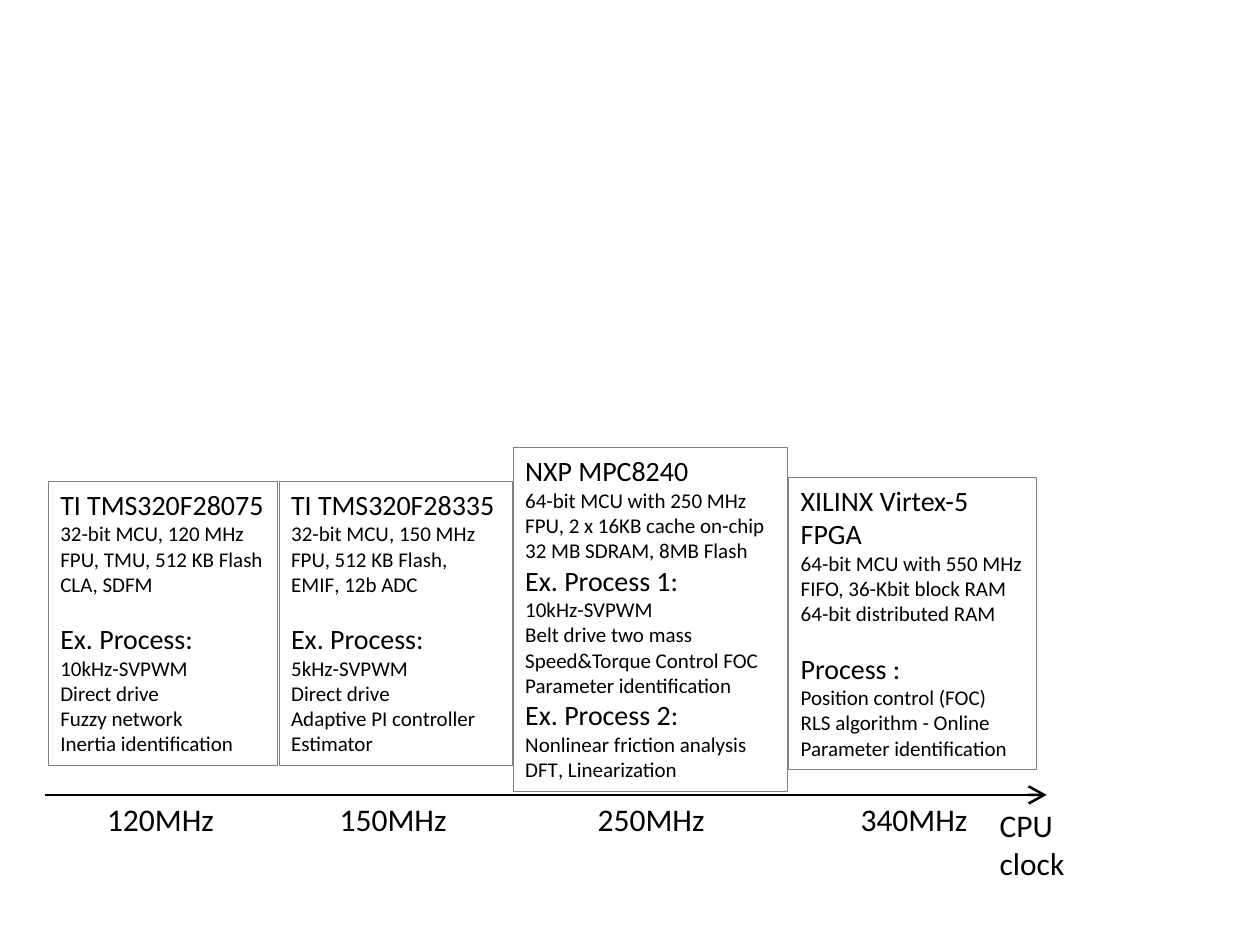
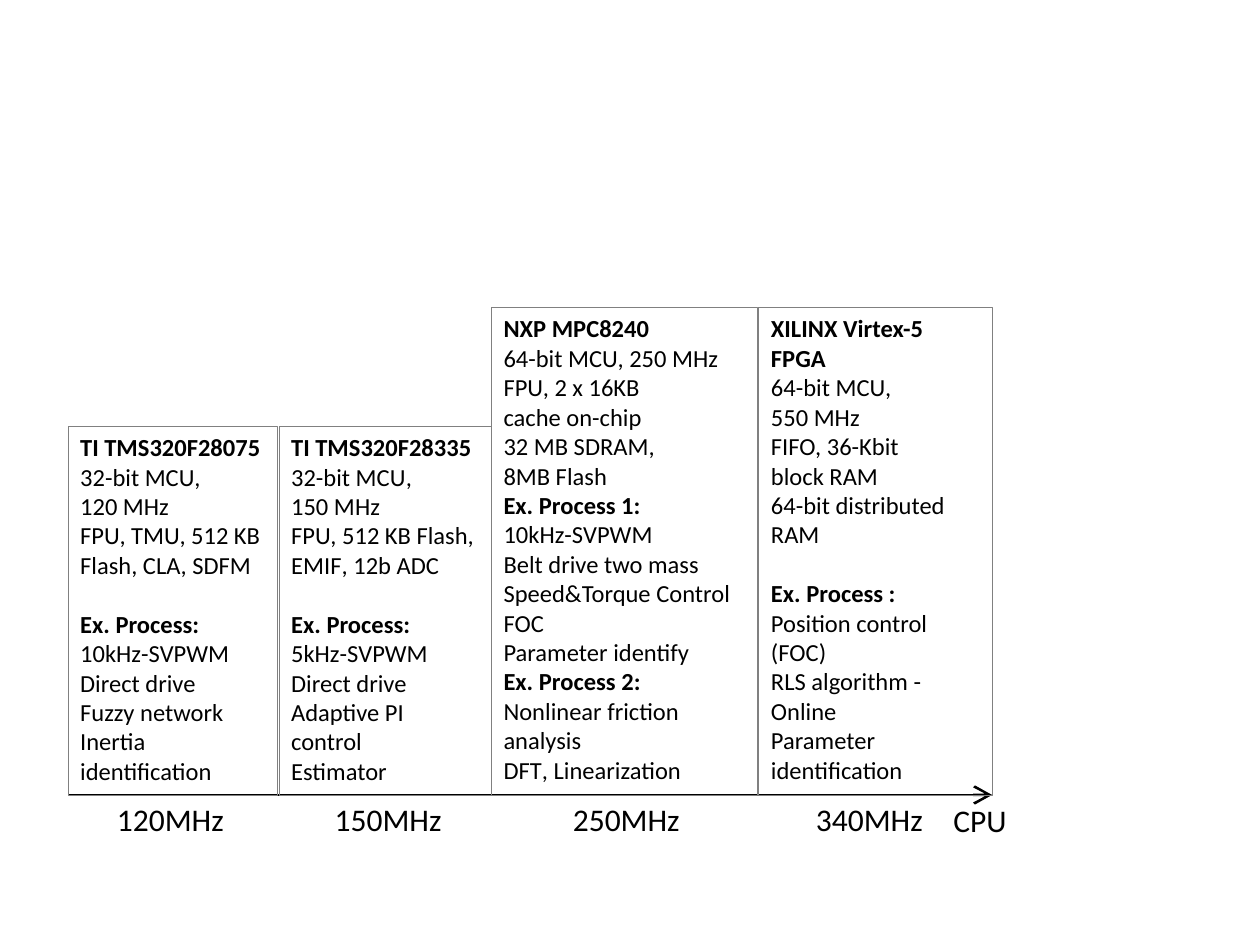
Before and after one commit to SerhatOzkucuk/PhD-Works, a slide deck: slide 14 of Parameter Estimation Works/review_IEEE Transaction on industrial electronics format/TRANS-JOUR/word/review_paper_drawings.pptx. Drawn at 1260x945 pixels with LibreOffice and Linux fonts; fonts in the diff are those of the drawing. Boxes give left, top, right and bottom in pixels: in the first picture for what was removed or moved away, otherwise in the second. Text is boxed around its words. In the diff, an @@ line names an element or a change of style, - is before the commit and + after.

```diff
--- a/Parameter Estimation Works/review_IEEE Transaction on industrial electronics format/TRANS-JOUR/word/review_paper_drawings.pptx
+++ b/Parameter Estimation Works/review_IEEE Transaction on industrial electronics format/TRANS-JOUR/word/review_paper_drawings.pptx
@@ rectangle "NXP MPC8240": place and size @@
-rectangle "NXP MPC8240" at [513,447,788,791]
+rectangle "NXP MPC8240" at [491,307,757,795]
@@ text in rectangle at [504,320,730,782]: size 16 to 14 pt, bold on in "NXP MPC8240", "Ex. Process 1:", "Ex. Process 2:"; size 12 to 14 pt in "10kHz-SVPWM", "Belt drive two mass", "Speed&Torque Control FOC", "Nonlinear friction analysis" and 1 more places @@
@@ rectangle "XILINX Virtex-5 FPGA": place and size @@
-rectangle "XILINX Virtex-5 FPGA" at [789,476,1037,769]
+rectangle "XILINX Virtex-5 FPGA" at [759,307,992,795]
@@ text in rectangle at [771,320,945,779]: size 16 to 14 pt, bold on in "XILINX Virtex-5 FPGA"; size 12 to 14 pt in "64-bit distributed RAM", "Position control (FOC)", "RLS algorithm - Online", "Parameter identification" @@
@@ text in rectangle at [504,350,718,486]: text changed; size 12 to 14 pt @@
-64-bit MCU with 250 MHz
-FPU, 2 x 16KB cache on-chip
-32 MB SDRAM, 8MB Flash
+64-bit MCU, 250 MHz
+FPU, 2 x 16KB
+cache on-chip
+32 MB SDRAM,
+8MB Flash
@@ text in rectangle at [771,379,899,485]: text changed; size 12 to 14 pt @@
-64-bit MCU with 550 MHz
-FIFO, 36-Kbit block RAM
+64-bit MCU,
+550 MHz
+FIFO, 36-Kbit
+block RAM
@@ rectangle "TI TMS320F28075": place and size @@
-rectangle "TI TMS320F28075" at [48,481,277,766]
+rectangle "TI TMS320F28075" at [68,426,278,795]
@@ text in rectangle at [80,439,260,780]: size 16 to 14 pt, bold on in "TI TMS320F28075", "Ex. Process:"; size 12 to 14 pt in "10kHz-SVPWM", "Direct drive", "Fuzzy network", "Inertia identification" @@
@@ rectangle "TI TMS320F28335": place and size @@
-rectangle "TI TMS320F28335" at [278,481,512,766]
+rectangle "TI TMS320F28335" at [278,426,491,795]
@@ text in rectangle at [291,439,474,781]: size 16 to 14 pt, bold on in "TI TMS320F28335", "Ex. Process:"; size 12 to 14 pt in "FPU, 512 KB Flash,", "EMIF, 12b ADC", "5kHz-SVPWM", "Direct drive" and 1 more places @@
@@ text in rectangle at [80,469,260,577]: text changed; size 12 to 14 pt @@
-32-bit MCU, 120 MHz
-FPU, TMU, 512 KB Flash
-CLA, SDFM
+32-bit MCU,
+120 MHz
+FPU, TMU, 512 KB
+Flash, CLA, SDFM
@@ text in rectangle at [291,469,412,515]: text changed; size 12 to 14 pt @@
-32-bit MCU, 150 MHz
+32-bit MCU,
+150 MHz
@@ text in rectangle at [771,586,883,603]: text changed; size 16 to 14 pt; bold on @@
-Process :
+Ex. Process :
@@ text in rectangle at [504,644,689,665]: text changed; size 12 to 14 pt @@
-Parameter identification
+Parameter identify
@@ text in rectangle at [291,704,404,750]: text changed; size 12 to 14 pt @@
-Adaptive PI controller
+Adaptive PI control
@@ arrow moved from (44, 795) - (1047, 795) to (69, 795) - (992, 795) @@
@@ text "120MHz": place and size @@
-text "120MHz" at [107,810,214,832]
+text "120MHz" at [117,810,224,832]
@@ text "150MHz": place and size @@
-text "150MHz" at [340,810,447,832]
+text "150MHz" at [335,810,442,832]
@@ text "250MHz": place and size @@
-text "250MHz" at [598,810,705,832]
+text "250MHz" at [573,810,680,832]
@@ text "340MHz": place and size @@
-text "340MHz" at [861,810,968,832]
+text "340MHz" at [816,810,923,832]
@@ text "CPU": place and size @@
-text "CPU" at [1000,816,1065,876]
+text "CPU" at [953,811,1006,833]
@@ text at [1000,853,1065,876]: paragraph removed @@
-clock
```
Also in this commit, not shown: 8 other slides changed, 3 slides added, 5 other files.
